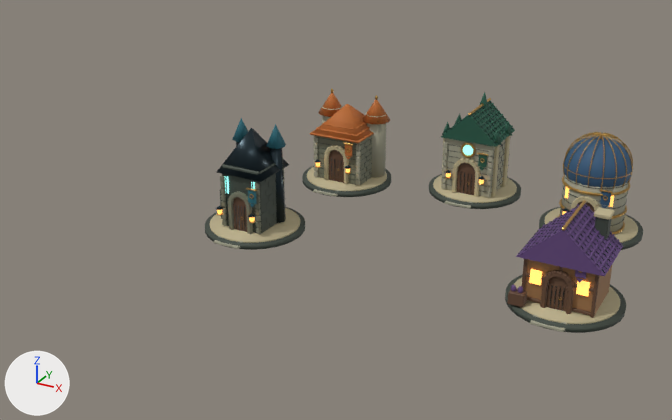
One commit to the Blender file concept-art/guild-yard/guild.blend: the scene before it, then after it.
The view is the same before and after, from a 50 mm lens placed at (16.41, -38.86, 19.93), pointed at (-2.82, -3.89, 2.44). Lighting does not change. The marker at lower left points along +X, +Y and +Z. The older version comes first.

The older version as bpy lines, for what is in view:
```python
ob_hall_google = bpy.data.objects.new('hall_google', me_hall_google)
ob_hall_google.location = (7.0, 5.0, 0.0)
ob_hall_openai = bpy.data.objects.new('hall_openai', me_hall_openai)
ob_hall_openai.location = (0.0, 7.0, 0.0)
ob_hall_xai = bpy.data.objects.new('hall_xai', me_hall_xai)
ob_hall_xai.location = (-8.0, -3.0, 0.0)
# also in view: 'hall_anthropic' at (-7.0, 4.97, 2.53); 'hall_shell' at (8.0, -3.03, 2.12)
```
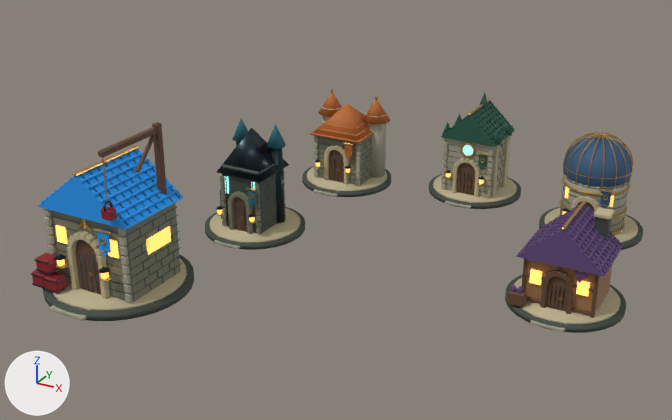
Location of each change, [x1, y1, x2, y2] in pixels of the pictures (672 x 420 px):
'hall_docker', added
    after: [31, 122, 194, 321]
    faces in mat_docker (blue #1f97ee): [38, 149, 184, 258]
    faces in mat_stone (dark yellow #787a66): [49, 203, 180, 302]
    faces in mat_edge (beige #bdb18c): [52, 231, 187, 311]
    faces in mat_stonedark (dark grey #414a40): [43, 207, 194, 321]
    faces in mat_wood (brown #624532): [75, 122, 167, 294]

Edits to the bpy script that builds the scene:
```text
Add mat_crimson:
    mat_crimson = principled_material('crimson')
    mat_crimson.base_color = (0.259, 0.0097, 0.0199)  # red #8b1927
    mat_crimson.metallic = 0.05
    mat_crimson.roughness = 0.7
Add mat_docker:
    mat_docker = principled_material('docker')
    mat_docker.base_color = (0.0135, 0.311, 0.851)  # blue #1f97ee
    mat_docker.metallic = 0.05
    mat_docker.roughness = 0.7
Add me_hall_docker:
    me_hall_docker.from_pydata(...)  # 9553 vertices, 7794 faces; spans x -3.31..3.31, y -3.39..3.31, z 0.03..7.54
    me_hall_docker.materials.append(mat_stonedark)  # dark grey #414a40
    me_hall_docker.materials.append(mat_edge)  # beige #bdb18c
    me_hall_docker.materials.append(mat_stonelight)  # grey #a4a28c
    me_hall_docker.materials.append(mat_stone)  # dark yellow #787a66
    me_hall_docker.materials.append(mat_docker)  # blue #1f97ee
    me_hall_docker.materials.append(mat_iron)  # dark cyan #233238
    me_hall_docker.materials.append(mat_gold)  # orange #bc9249
    me_hall_docker.materials.append(mat_wood)  # brown #624532
    me_hall_docker.materials.append(mat_window)  # orange #ffb459, glowing orange #ffb459
    me_hall_docker.materials.append(mat_woodlight)  # brown #997149
    me_hall_docker.materials.append(mat_crimson)  # red #8b1927
Add ob_hall_docker:
    ob_hall_docker = bpy.data.objects.new('hall_docker', me_hall_docker)
    ob_hall_docker.location = (-10.0, -11.0, 0.0)
```
